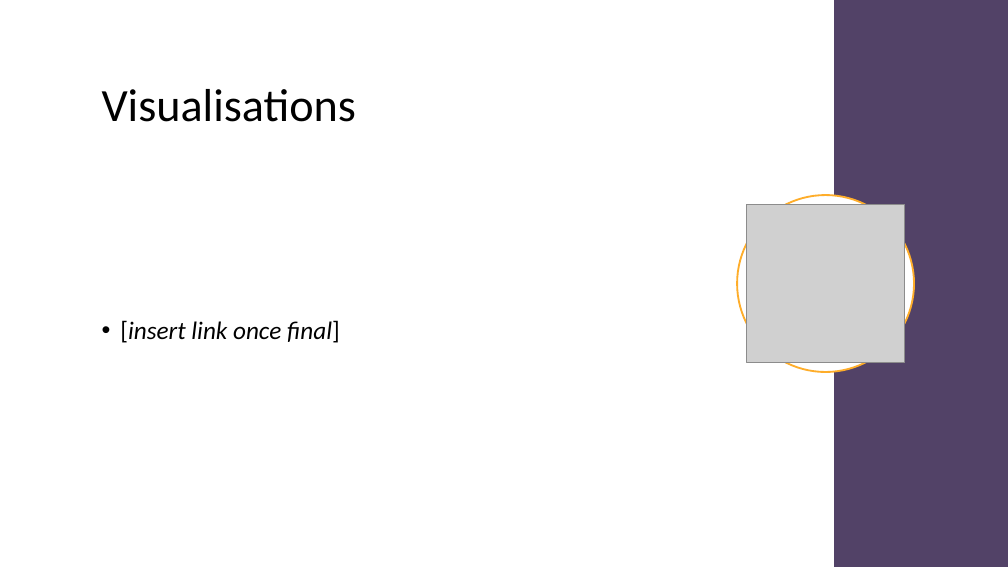
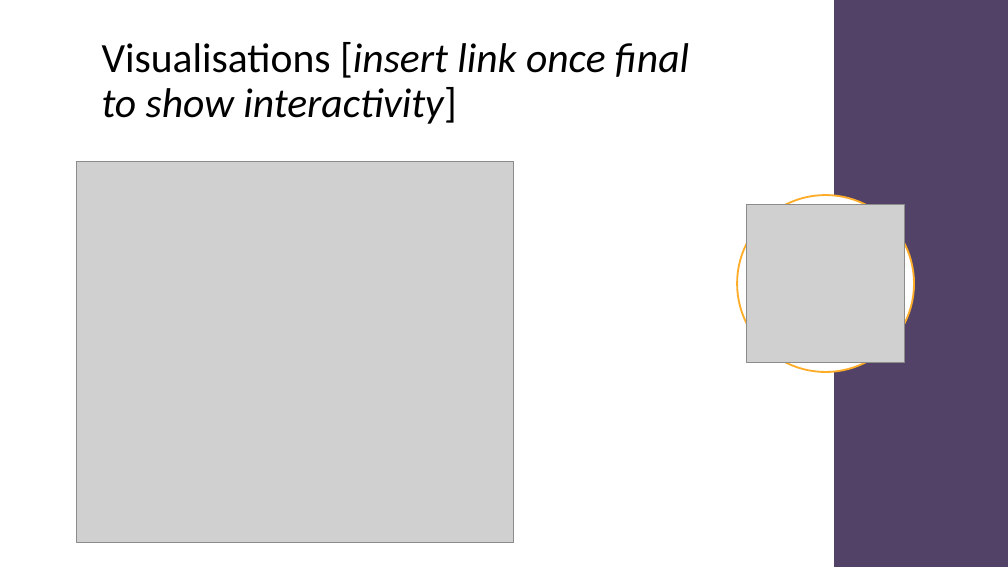
Before and after one commit to dan1ellec/Project-2, a slide deck: slide 10 of Australian Marriage Law Postal Survey 2017.pptx (slide 9 before the commit). Drawn at 1008x567 pixels with LibreOffice and Linux fonts; fonts in the diff are those of the drawing; grey boxes stand for pictures. Boxes give left, top, right and bottom in pixels: in the first picture for what was removed or moved away, otherwise in the second. Text is boxed around its words. In the diff, an @@ line names an element or a change of style, - is before the commit and + after.

```diff
--- a/Australian Marriage Law Postal Survey 2017.pptx
+++ b/Australian Marriage Law Postal Survey 2017.pptx
@@ title at (x1=102, y1=42, x2=689, y2=124): text changed; size 44 to 39.6 pt; italic on @@
-Visualisations
+Visualisations [insert link once final to show interactivity]
@@ picture added at (x1=76, y1=162, x2=514, y2=543) @@
@@ text removed at (x1=120, y1=320, x2=340, y2=343) @@
-• [insert link once final]
```
Also in this commit, not shown: 6 other slides changed, 2 slides added.
